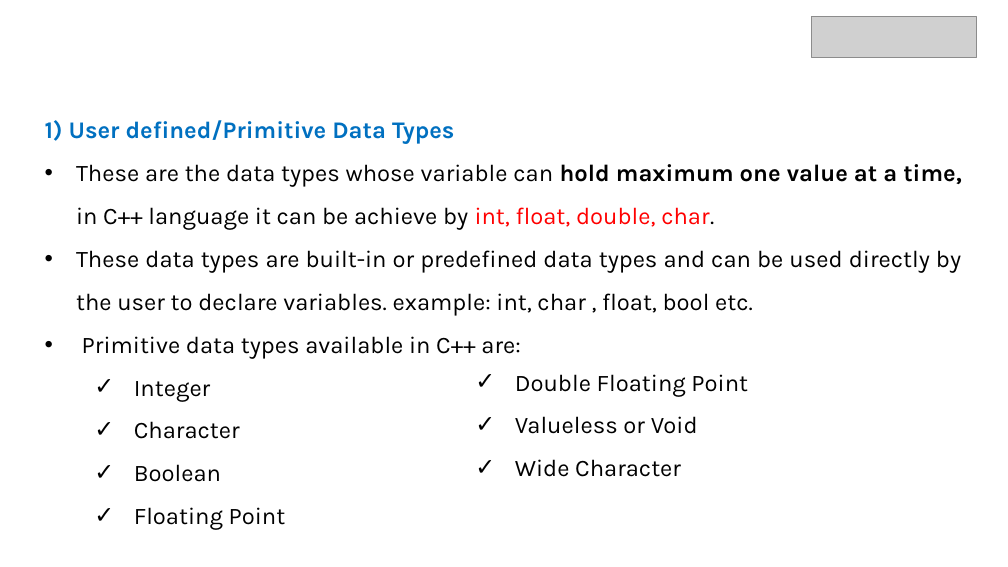
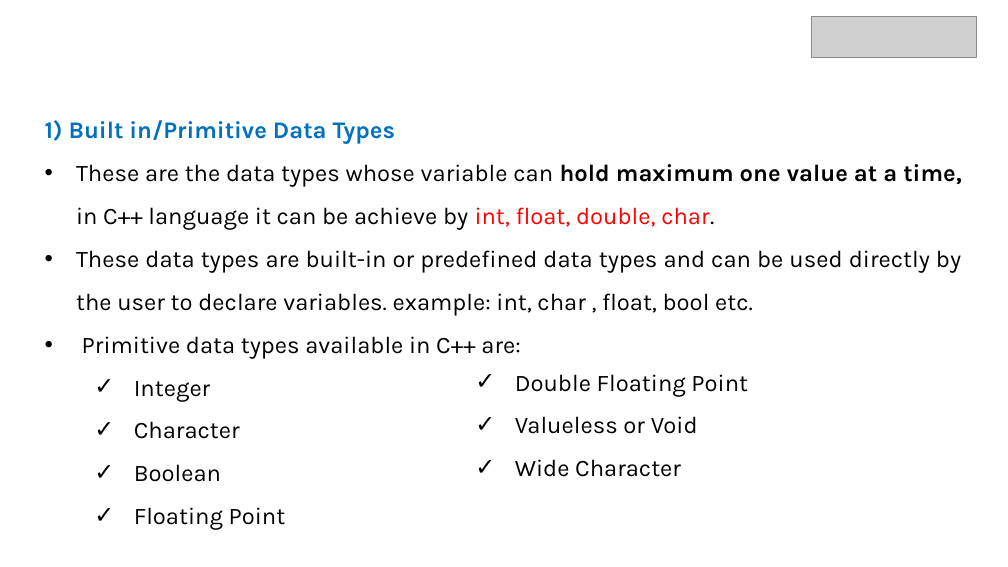
Before and after one commit to AbhishekChauhan9036/Marwadi-University-CE-AI-ML-DS, a slide deck: slide 19 of Lecture Notes/UNIT 2 Updated.pptx. Drawn at 1008x567 pixels with LibreOffice and Linux fonts; fonts in the diff are those of the drawing; grey boxes stand for pictures; background and template pictures are left out. Boxes give left, top, right and bottom in pixels: in the first picture for what was removed or moved away, otherwise in the second. Text is boxed around its words. In the diff, an @@ line names an element or a change of style, - is before the commit and + after.

```diff
--- a/Lecture Notes/UNIT 2 Updated.pptx
+++ b/Lecture Notes/UNIT 2 Updated.pptx
@@ text at (x1=45, y1=120, x2=395, y2=144): text changed @@
-1) User defined/Primitive Data Types
+1) Built in/Primitive Data Types
```
Also in this commit, not shown: 3 other slides changed, 3 other files.
